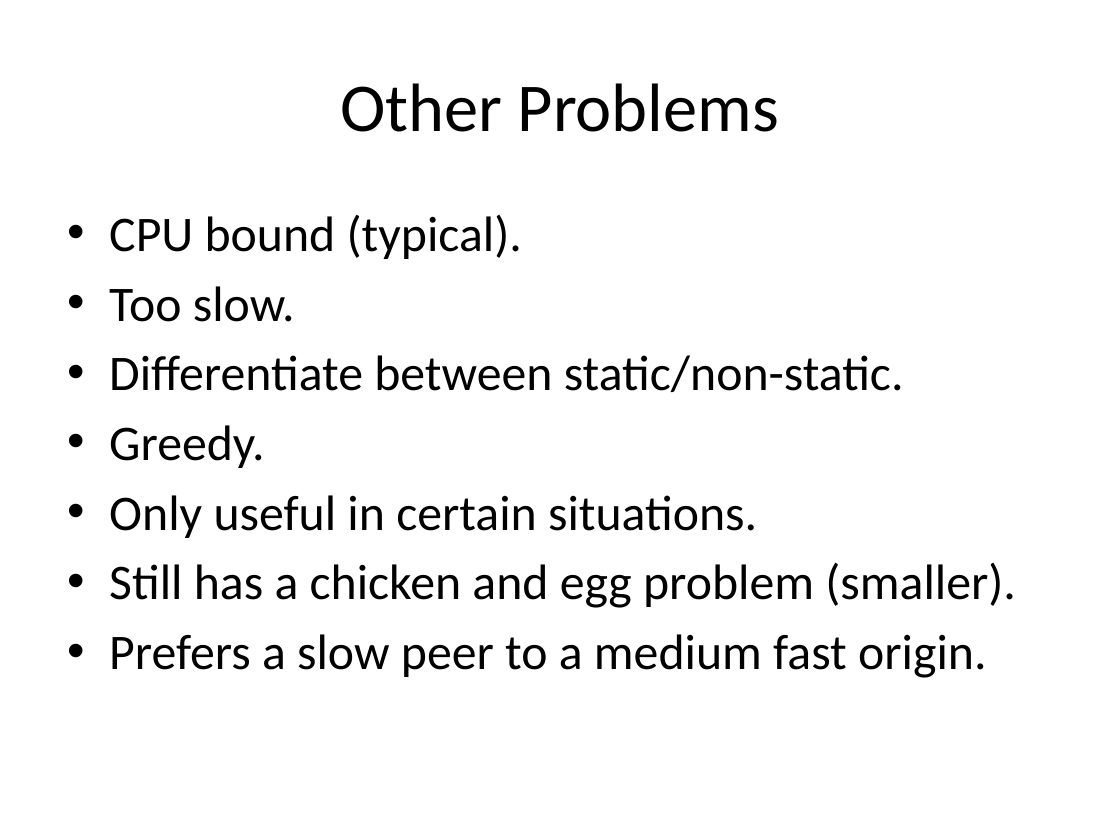
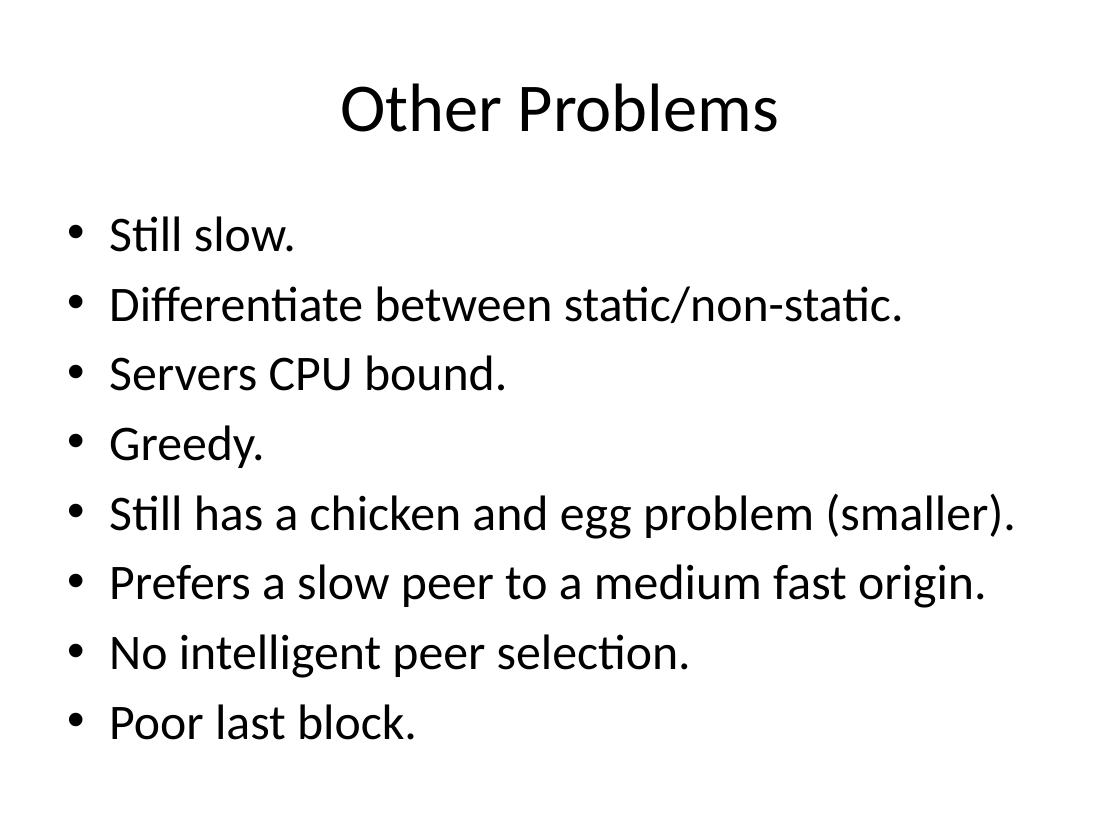
Before and after one commit to rdp/p2pwebclient, a slide deck: slide 43 of thesis_presentation/How to Make the Internet Faster.pptx. Drawn at 1120x840 pixels with LibreOffice and Linux fonts; fonts in the diff are those of the drawing. Boxes give left, top, right and bottom in pixels: in the first picture for what was removed or moved away, otherwise in the second. Text is boxed around its words. In the diff, an @@ line names an element or a change of style, - is before the commit and + after.

```diff
--- a/thesis_presentation/How to Make the Internet Faster.pptx
+++ b/thesis_presentation/How to Make the Internet Faster.pptx
@@ text at bbox=[109, 216, 296, 252]: text changed @@
-• CPU bound (typical).
-• Too slow.
+• Still slow.
@@ text at bbox=[109, 355, 507, 391]: paragraph added @@
+• Servers CPU bound.
@@ text at bbox=[109, 495, 757, 538]: paragraph removed @@
-• Only useful in certain situations.
@@ text at bbox=[109, 634, 691, 740]: paragraphs added @@
+• No intelligent peer selection.
+• Poor last block.
```
Also in this commit, not shown: 2 other slides changed, 1 other file.
